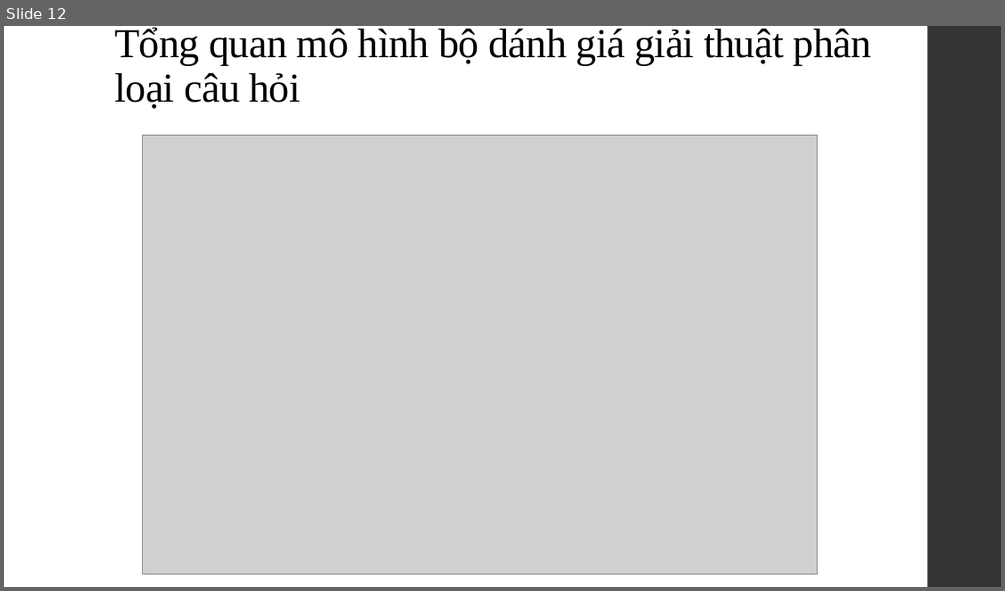
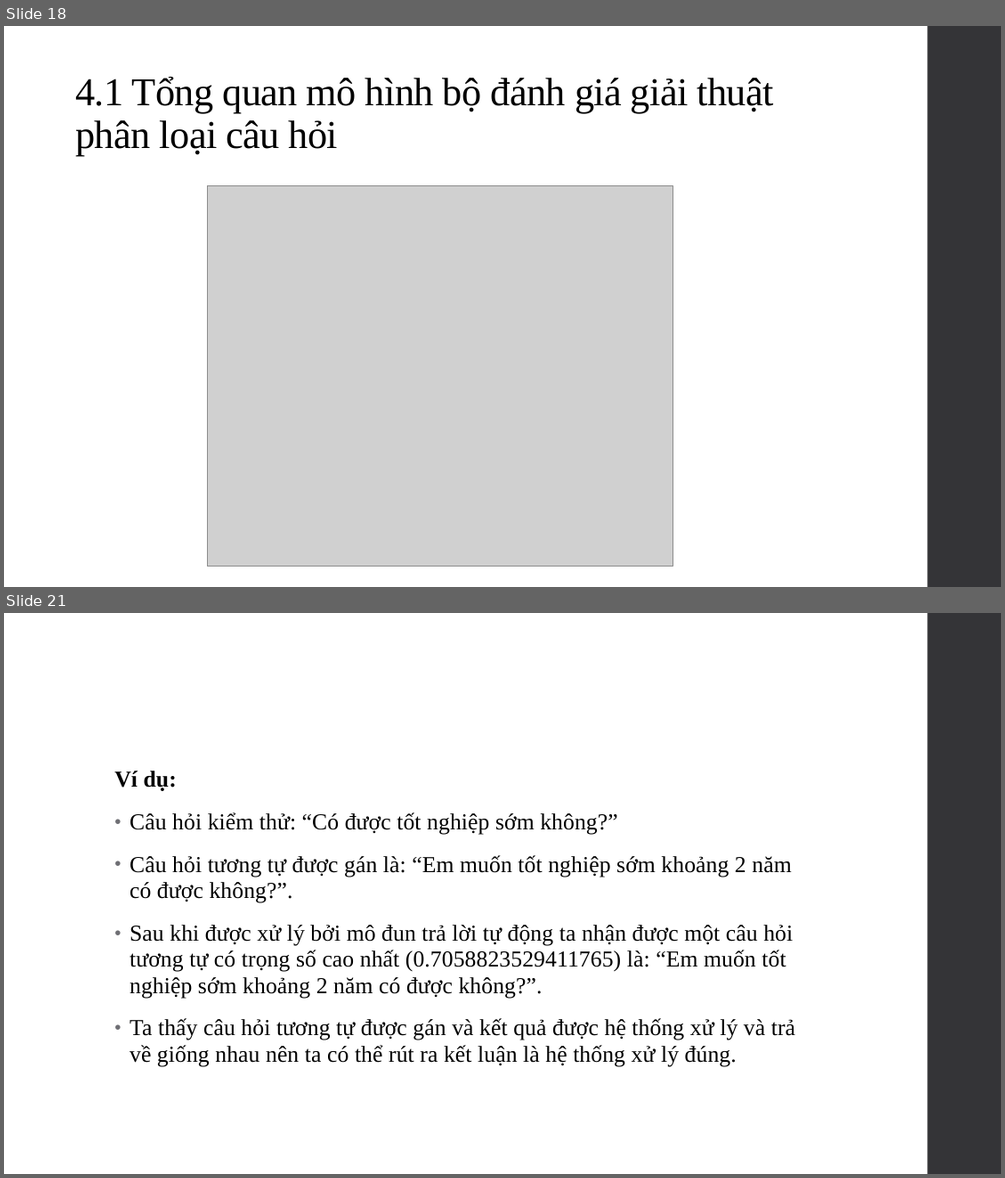
Before and after one commit to SaiGonSoftware/QA-Forum, a slide deck: Document/Baocao.pptx. Shown one above the other, each under a label of ours: slide 12 before the commit, slides 18 and 21 after it; the slides between them are not shown. The pictures are 1005x591 and 1005x1178 pixels, drawn with LibreOffice and Linux fonts; fonts in the diff are those of the drawing; grey boxes stand for pictures. Boxes give left, top, right and bottom in pixels: in the first picture for what was removed or moved away, otherwise in the second. Text is boxed around its words. In the diff, an @@ line names an element or a change of style, - is before the commit and + after.

```diff
--- a/Document/Baocao.pptx
+++ b/Document/Baocao.pptx
@@ slide 21 added at (4,613,1001,1174), background #FFFFFF; not listed: 1 template element that a slide beside it also shows @@
@@ text added at (114,771,795,1066), 22 pt, text #000000 @@
+Ví dụ:
+• Câu hỏi kiểm thử: “Có được tốt nghiệp sớm không?”
+• Câu hỏi tương tự được gán là: “Em muốn tốt nghiệp sớm khoảng 2 năm có được không?”.
+• Sau khi được xử lý bởi mô đun trả lời tự động ta nhận được một câu hỏi tương tự có trọng số cao nhất (0.7058823529411765) là: “Em muốn tốt nghiệp sớm khoảng 2 năm có được không?”.
+• Ta thấy câu hỏi tương tự được gán và kết quả được hệ thống xử lý và trả về giống nhau nên ta có thể rút ra kết luận là hệ thống xử lý đúng.
@@ what was slide 12 is now slide 18 @@
@@ slide 18 changed as well @@
@@ title at (75,77,774,156): text changed; size 39.6 to 38 pt @@
-Tổng quan mô hình bộ dánh giá giải thuật phân loại câu hỏi
+4.1 Tổng quan mô hình bộ đánh giá giải thuật phân loại câu hỏi
@@ picture: place and size @@
-picture at (142,135,817,574)
+picture at (208,185,672,566)
```
Also in this commit, not shown: 9 other slides changed, 13 other slides added, 2 slides removed, 16 other files.
